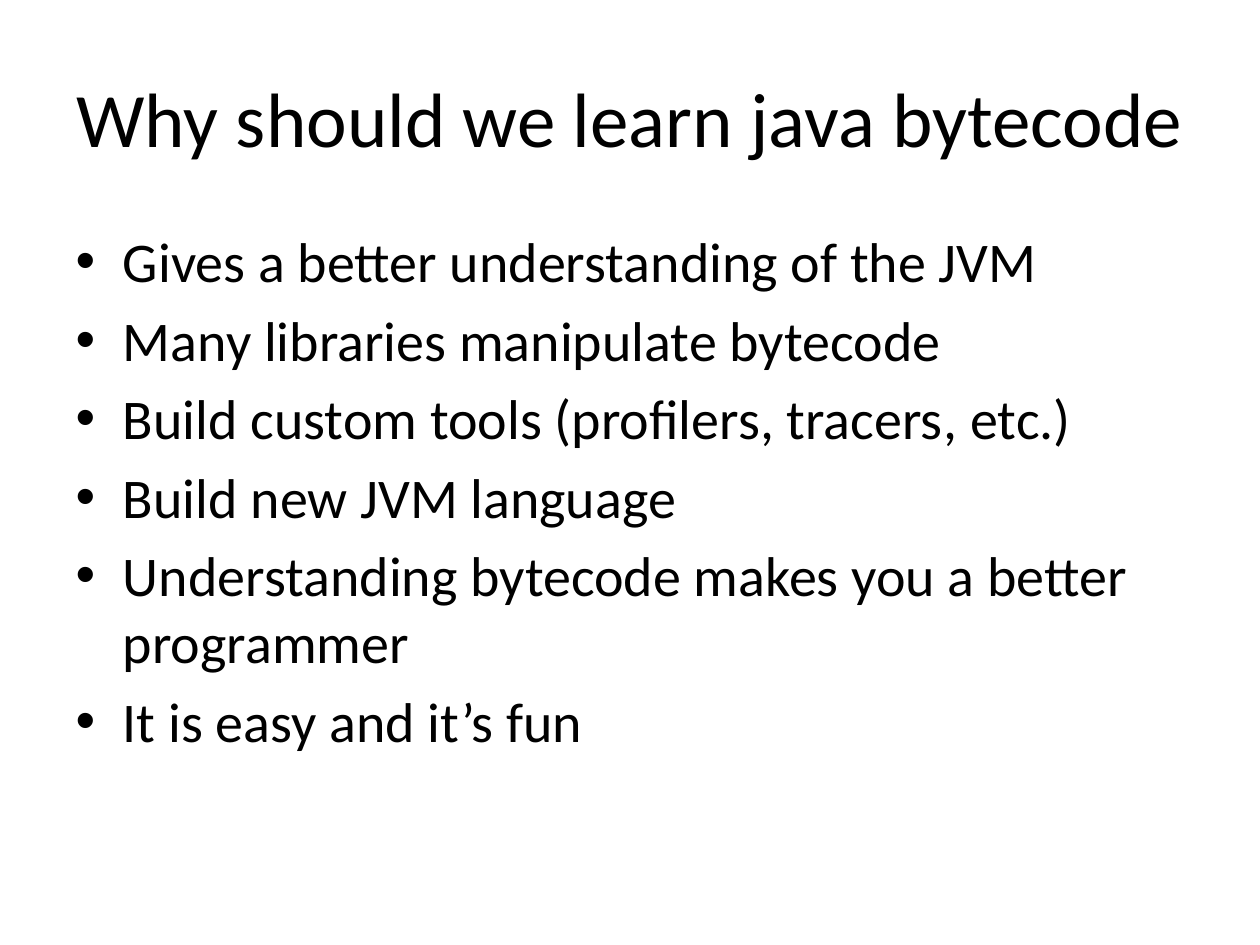
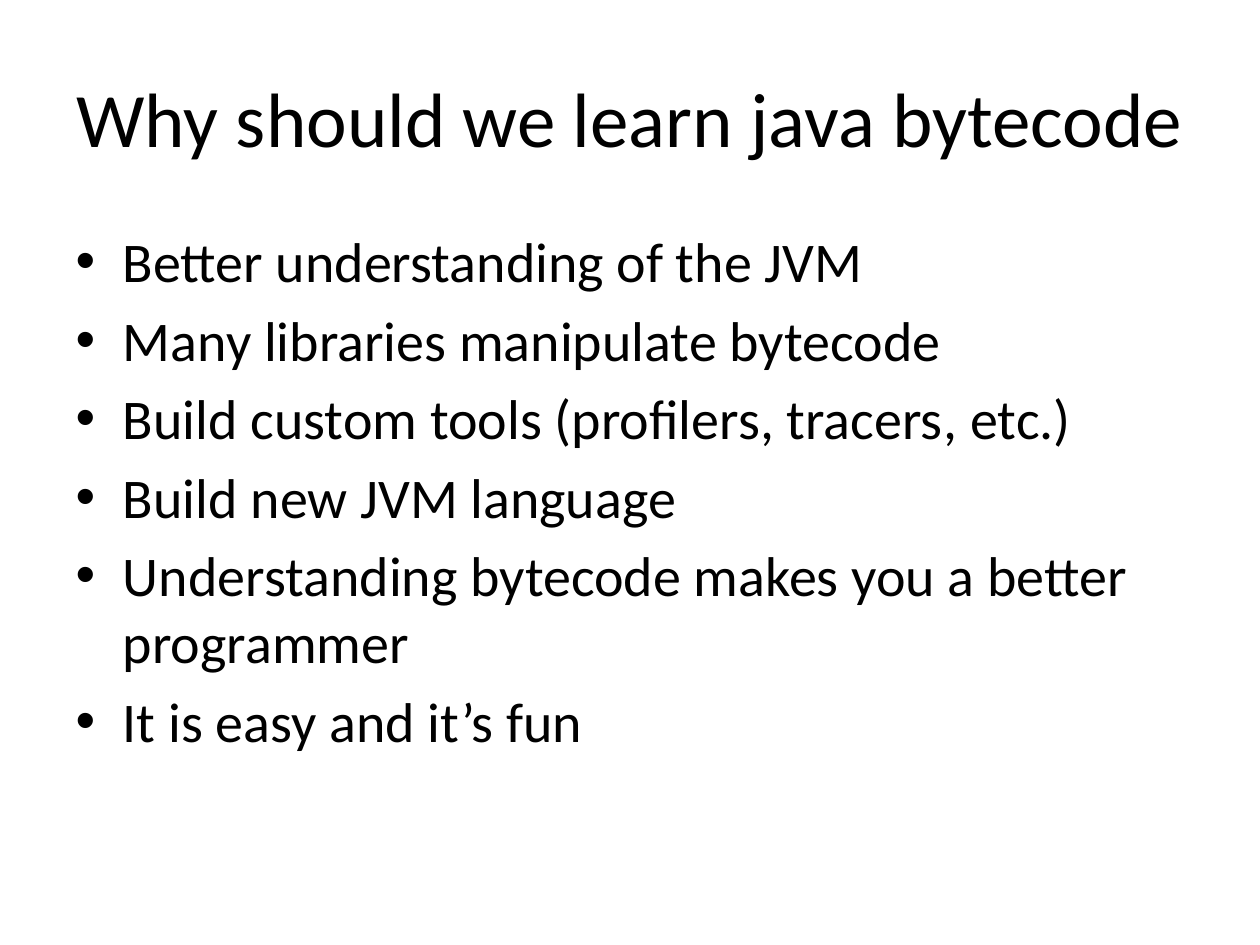
Before and after one commit to sdarioo/presentations, a slide deck: slide 3 of java_bytecode/bytecode.pptx. Drawn at 1260x945 pixels with LibreOffice and Linux fonts; fonts in the diff are those of the drawing. Boxes give left, top, right and bottom in pixels: in the first picture for what was removed or moved away, otherwise in the second. Text is boxed around its words. In the diff, an @@ line names an element or a change of style, - is before the commit and + after.

```diff
--- a/java_bytecode/bytecode.pptx
+++ b/java_bytecode/bytecode.pptx
@@ text at (x1=123, y1=243, x2=862, y2=292): text changed @@
-• Gives a better understanding of the JVM
+• Better understanding of the JVM
```
Also in this commit, not shown: 3 other slides changed, 1 slide added.
